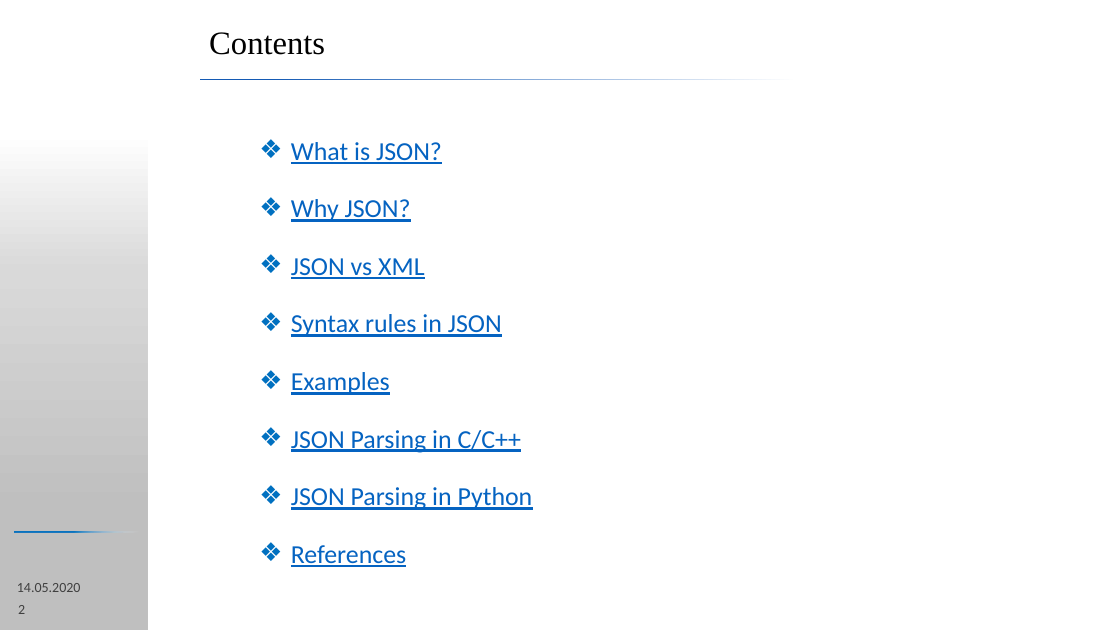
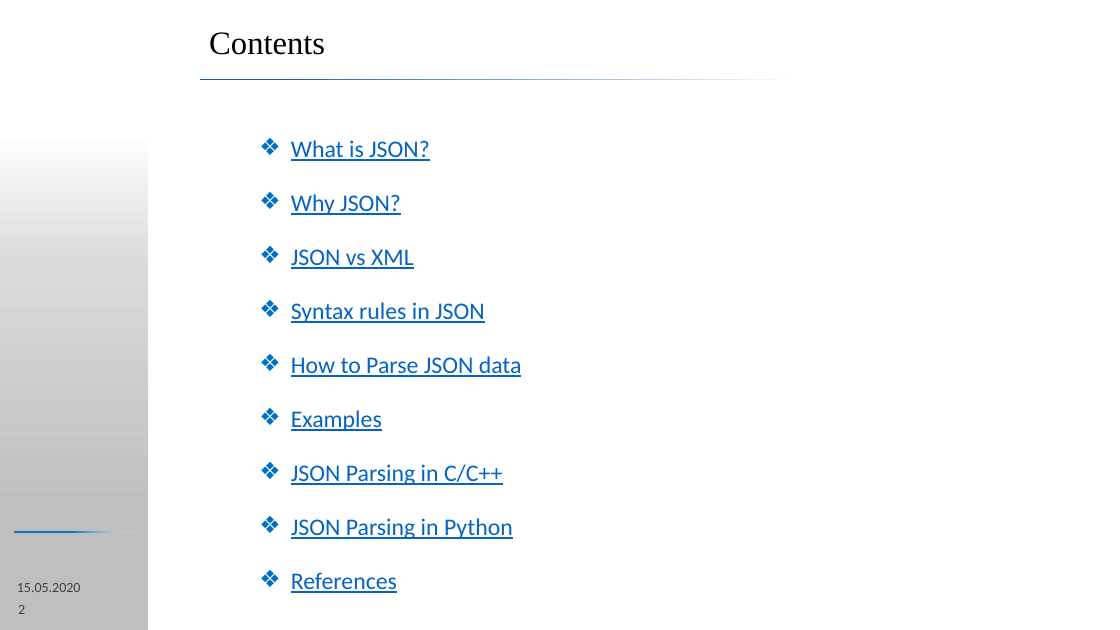
Before and after one commit to KK-MS/ocv, a slide deck: slide 2 of Srivatsa/JSON/JSON_Presentation.pptx. Drawn at 1120x630 pixels with LibreOffice and Linux fonts; fonts in the diff are those of the drawing; background and template pictures are left out. Boxes give left, top, right and bottom in pixels: in the first picture for what was removed or moved away, otherwise in the second. Text is boxed around its words. In the diff, an @@ line names an element or a change of style, - is before the commit and + after.

Commit message:
Modified PPT File

```diff
--- a/Srivatsa/JSON/JSON_Presentation.pptx
+++ b/Srivatsa/JSON/JSON_Presentation.pptx
@@ text at [291, 140, 513, 593]: size 22.2 to 20.4 pt in "What is JSON?", "Why JSON?", "JSON vs XML", "Syntax rules in JSON" and 4 more places @@
@@ text at [291, 356, 522, 377]: paragraph added @@
+  ❖ How to Parse JSON data
@@ text at [17, 583, 81, 592]: text changed @@
-14.05.2020
+15.05.2020
```
Also in this commit, not shown: 12 other slides changed, 1 slide added.
